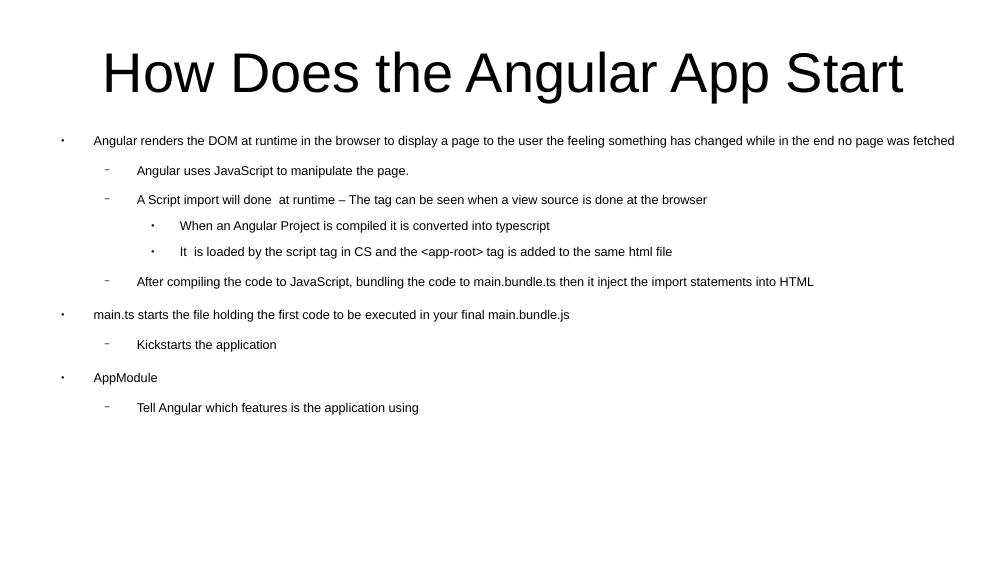
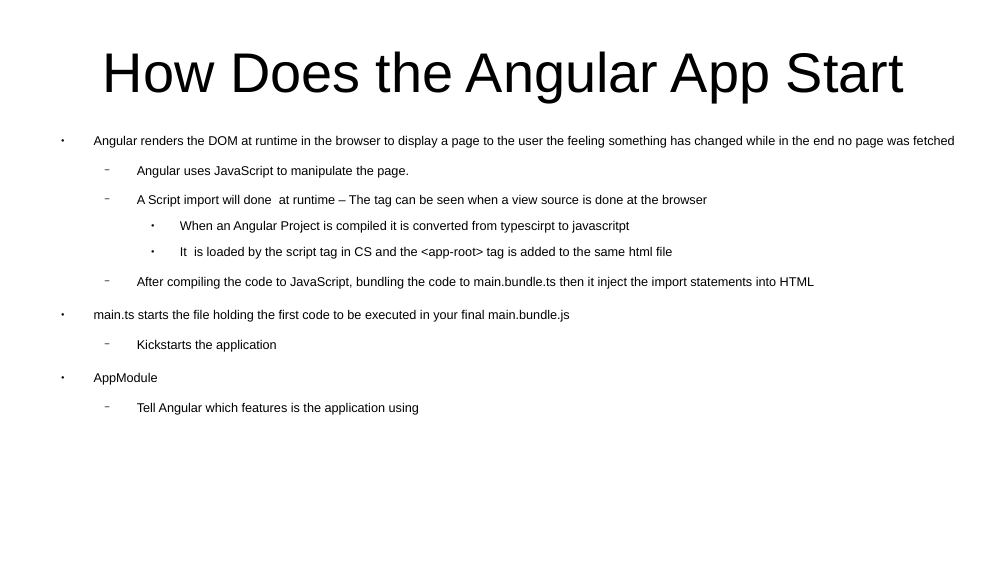
Before and after one commit to CharlesStockman/notesFromCourses, a slide deck: slide 4 of javascript/frameworks/Angular.odp. Drawn at 1008x567 pixels with LibreOffice and Linux fonts; fonts in the diff are those of the drawing. Boxes give left, top, right and bottom in pixels: in the first picture for what was removed or moved away, otherwise in the second. Text is boxed around its words. In the diff, an @@ line names an element or a change of style, - is before the commit and + after.

```diff
--- a/javascript/frameworks/Angular.odp
+++ b/javascript/frameworks/Angular.odp
@@ text at <box>180,220,629,233</box>: text changed @@
-    ● When an Angular Project is compiled it is converted into typescript
+    ● When an Angular Project is compiled it is converted from typescirpt to javascritpt
```
Also in this commit, not shown: 1 other slide changed, 3 other files.
